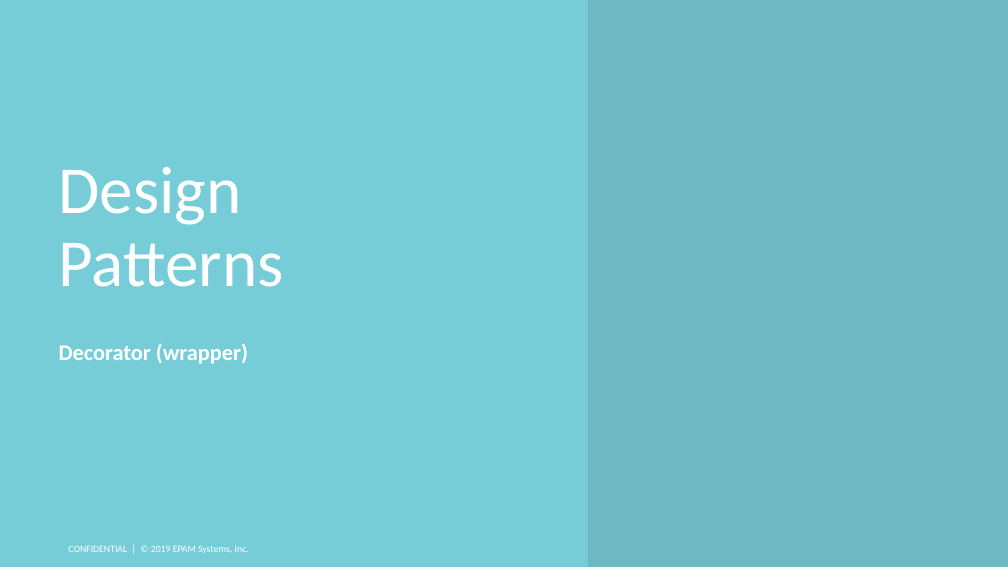
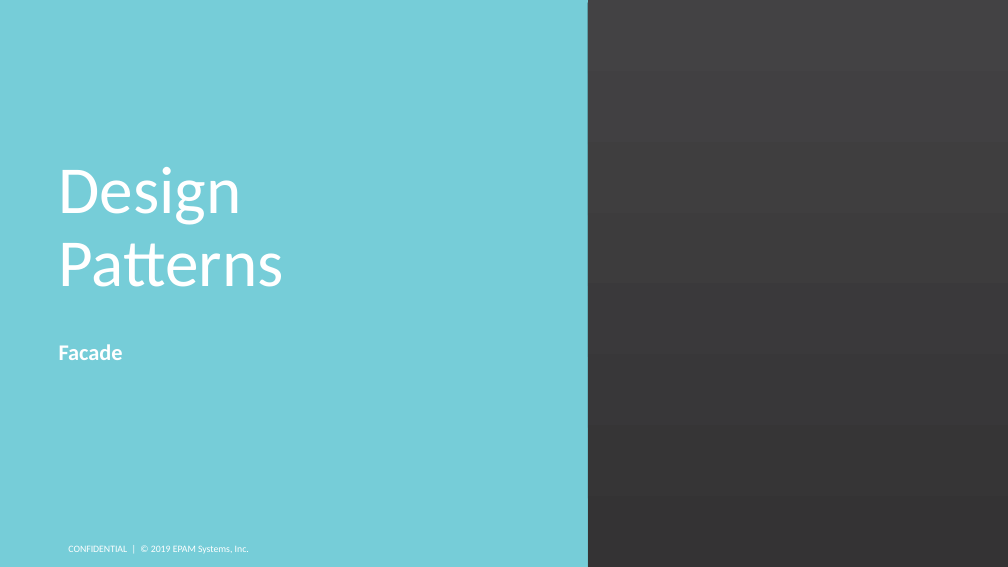
Before and after one commit to DenisPonizovkin/presentations, a slide deck: slide 16 of DesignPatterns.pptx (slide 34 before the commit). Drawn at 1008x567 pixels with LibreOffice and Linux fonts; fonts in the diff are those of the drawing; background and template pictures are left out. Boxes give left, top, right and bottom in pixels: in the first picture for what was removed or moved away, otherwise in the second. Text is boxed around its words. In the diff, an @@ line names an element or a change of style, - is before the commit and + after.

Commit message:
structure patterns finishing

```diff
--- a/DesignPatterns.pptx
+++ b/DesignPatterns.pptx
@@ rectangle at (588,0,1007,566): fill #464547 at 15% opacity to gradient #343334 to #434244; shadow on @@
@@ text at (59,344,123,360): text changed @@
-Decorator (wrapper)
+Facade
```
Also in this commit, not shown: 37 other slides changed, 16 slides added, 1 slide removed, 5 other files.
